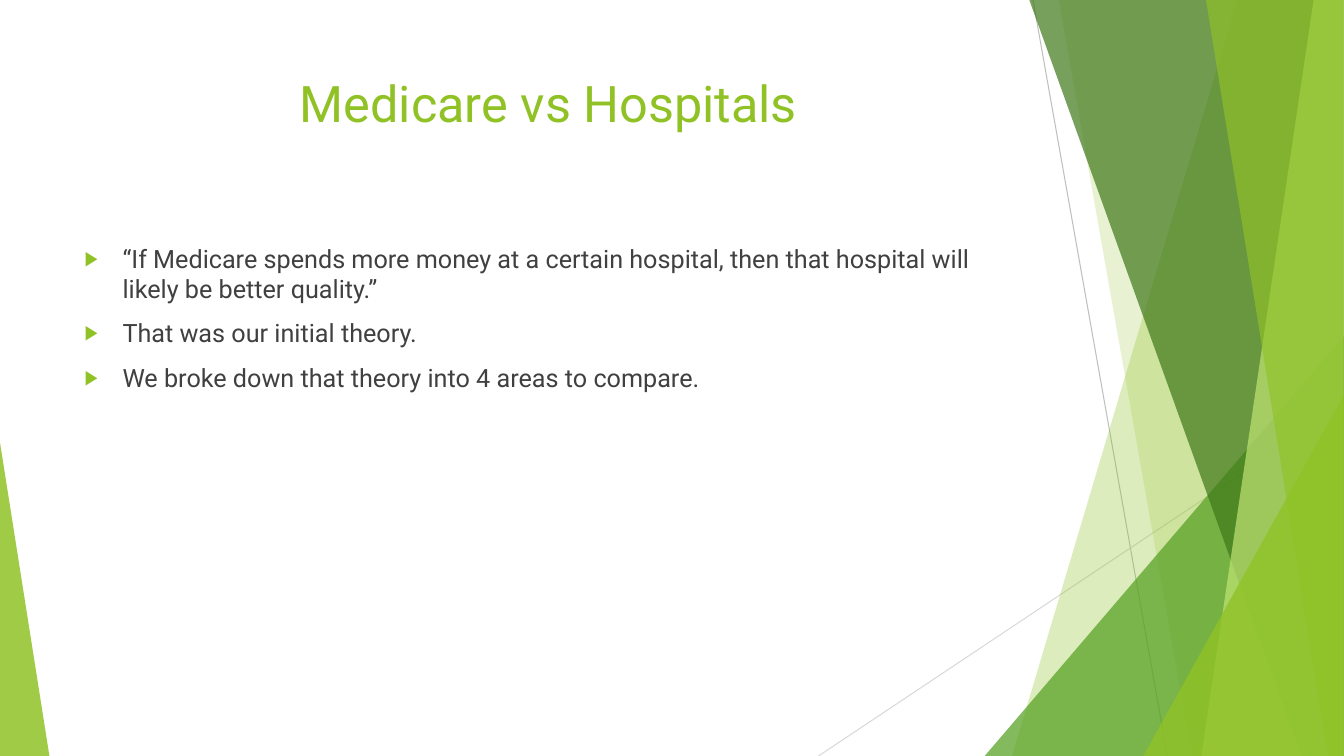
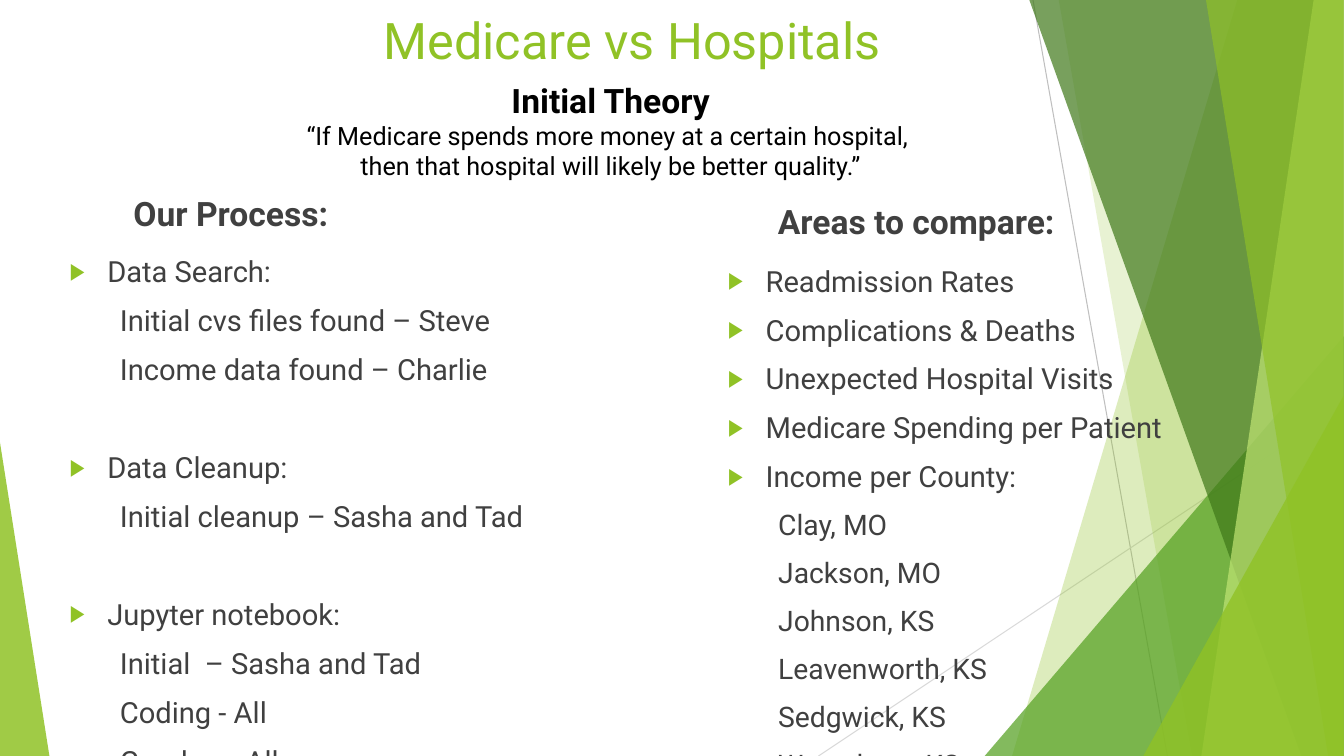
Before and after one commit to TedMur/SnakeBait, a slide deck: slide 2 of SnakeBitePresentation.pptx. Drawn at 1344x756 pixels with LibreOffice and Linux fonts; fonts in the diff are those of the drawing. Boxes give left, top, right and bottom in pixels: in the first picture for what was removed or moved away, otherwise in the second. Text is boxed around its words. In the diff, an @@ line names an element or a change of style, - is before the commit and + after.

Commit message:
Update Powerpoint
Update Powerpoint

```diff
--- a/SnakeBitePresentation.pptx
+++ b/SnakeBitePresentation.pptx
@@ title "Medicare vs Hospitals": place and size @@
-title "Medicare vs Hospitals" at [300, 84, 797, 133]
+title "Medicare vs Hospitals" at [383, 21, 880, 70]
@@ text added at [307, 87, 907, 181], 18 pt, text #000000 @@
+Initial Theory
+“If Medicare spends more money at a certain hospital,
+then that hospital will likely be better quality.”
@@ text added at [133, 202, 328, 227], 24 pt, text #404040, bold @@
+Our Process:
@@ text at [778, 210, 1054, 241]: text changed; size 18 to 24 pt; bold on @@
-▶ “If Medicare spends more money at a certain hospital, then that hospital will likely be better quality.”
-▶ That was our initial theory.
-▶ We broke down that theory into 4 areas to compare.
+Areas to compare:
@@ text added at [107, 260, 523, 729], 20.8 pt, text #404040 @@
+▶ Data Search:
+  Initial cvs files found – Steve
+  Income data found – Charlie
+▶ Data Cleanup:
+  Initial cleanup – Sasha and Tad
+▶ Jupyter notebook:
+  Initial – Sasha and Tad
+  Coding - All
+  Graphs – All
+  Conclusion - All
@@ text added at [766, 270, 1162, 733], 20.8 pt, text #404040 @@
+▶ Readmission Rates
+▶ Complications & Deaths
+▶ Unexpected Hospital Visits
+▶ Medicare Spending per Patient
+▶ Income per County:
+  Clay, MO
+  Jackson, MO
+  Johnson, KS
+  Leavenworth, KS
+  Sedgwick, KS
+  Wyandotte, KS
```
Also in this commit, not shown: 4 other slides changed, 1 slide removed.
